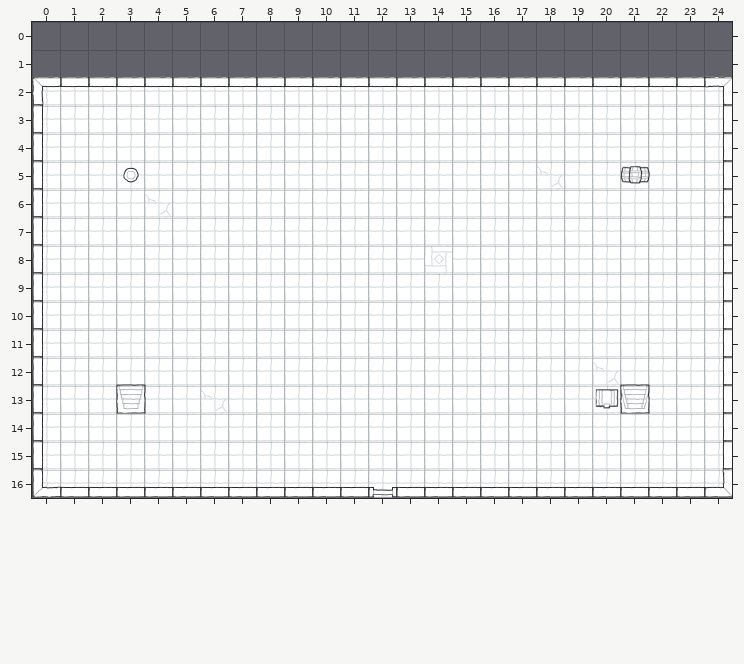
Tiled map: Assets/Art/Runtime/TrainingDungeon/TrainingDungeon.tmx. The first picture shows the starting point.
Cells are 60x60 px. Shown: x 0..24, y 0..16. The old version is drawn lined up with the new one.
The result:
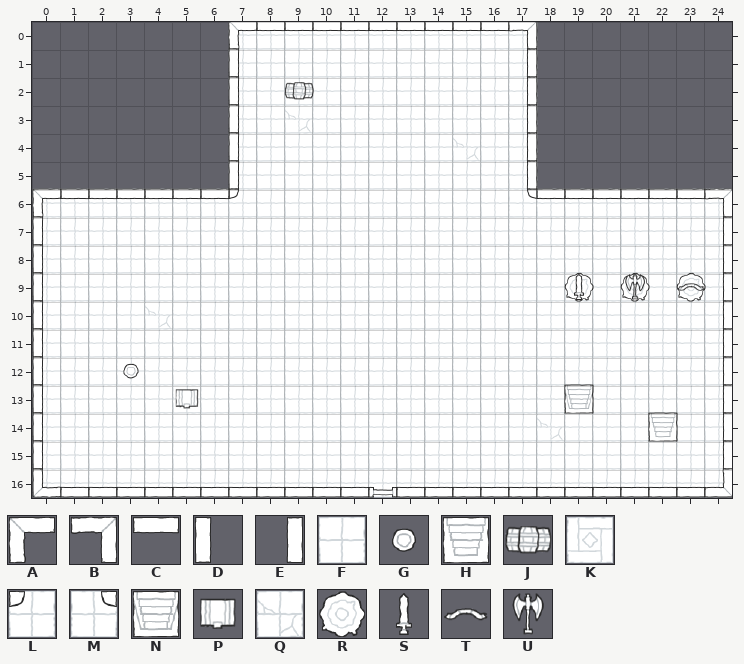
Key: from "tilesheet": A 9, B 9 turned 90, C 10, D 10 turned 270, E 10 turned 90, F 14, G 26, H 49, J 54, K 56, L 58, M 58 flipped left-right, N 63, P 67, Q 70, R 109, S 128, T 132, U 141.
_ is an empty cell.
Tiles of an added or newly shown layer are drawn over the layers below it.
The edit:
map size 25x15 -> 25x17 cells (old content now starts at 0,2; both pictures use the new coordinates)
Layer "Ground":
y 0..1: x 7..17 ___________ -> FFFFFFFFFFF
y 2: x 0..6 FFFFFFF -> _______; x 18..24 FFFFFFF -> _______
y 3: x 0..6 FFFFFFF -> _______; x 9 F -> Q; x 18..24 FFFFFFF -> _______
y 4: x 0..6 FFFFFFF -> _______; x 15 F -> Q; x 18..24 FFFFFFF -> _______
y 5: x 0..6 FFFFFFF -> _______; x 18..24 QFFFFFF -> _______
y 6: x 4 Q -> F; x 7 F -> L; x 17 F -> M
y 8: x 14 K -> F
y 10: x 4 F -> Q
y 12: x 20 Q -> F
y 13: x 6 Q -> F
y 14: x 18 F -> Q
Layer "Walls":
y 0: x 7..17 ___________ -> ACCCCCCCCCB
y 1: x 7 _ -> D; x 17 _ -> E
y 2: x 0..24 ACCCCCCCCCCCCCCCCCCCCCCCB -> _______D_________E_______
y 3..5: x 0 D -> _; x 7 _ -> D; x 17 _ -> E; x 24 E -> _
y 6: x 0..6 D______ -> ACCCCCC; x 18..24 ______E -> CCCCCCB
Layer "Display Bases" (added):
y 9: x 19 _ -> R; x 21 _ -> R; x 23 _ -> R
Layer "Objects":
y 2: x 9 _ -> J
y 5: x 3 G -> _; x 21 J -> _
y 9: x 19 _ -> S; x 21 _ -> U; x 23 _ -> T
y 12: x 3 _ -> G
y 13: x 3 H -> _; x 5 _ -> P; x 19..21 _PN -> N__
y 14: x 22 _ -> H
